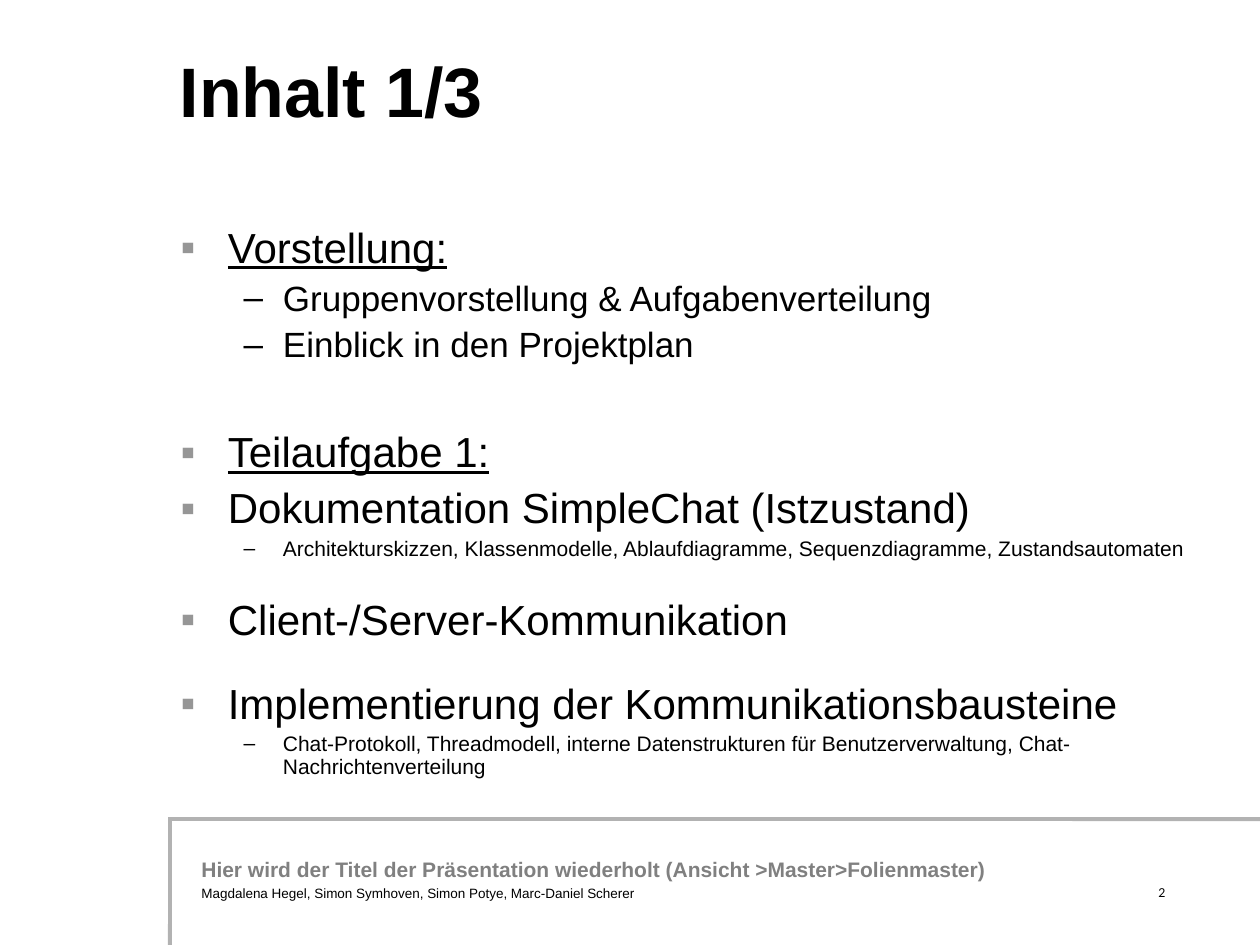
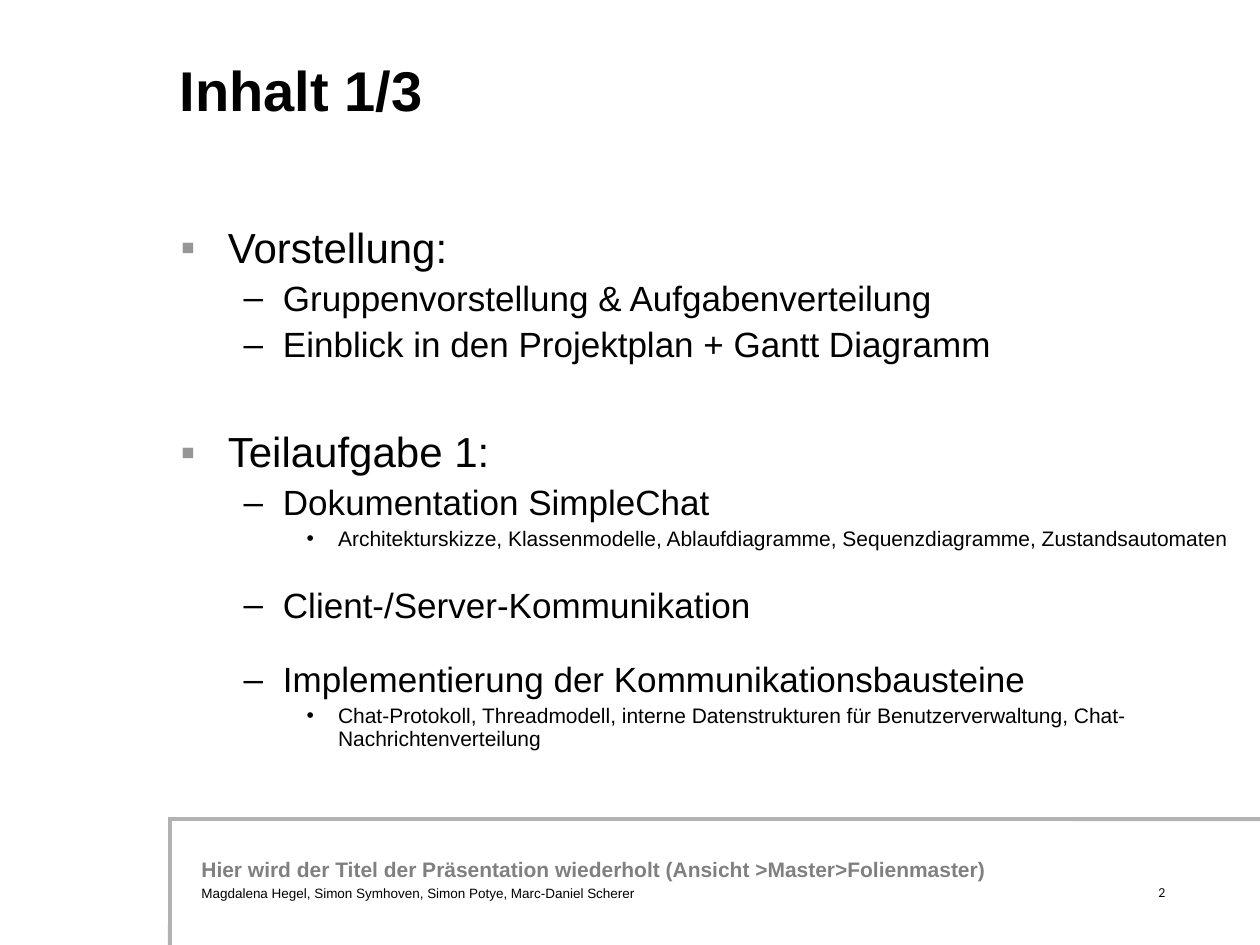
Before and after one commit to simonsymhoven/Datenkommunikation, a slide deck: slide 2 of Aufgabe 1/powerpointpraesentation.ppt. Drawn at 1260x945 pixels with LibreOffice and Linux fonts; fonts in the diff are those of the drawing; background and template pictures are left out. Boxes give left, top, right and bottom in pixels: in the first picture for what was removed or moved away, otherwise in the second. Text is boxed around its words. In the diff, an @@ line names an element or a change of style, - is before the commit and + after.

```diff
--- a/Aufgabe 1/powerpointpraesentation.ppt
+++ b/Aufgabe 1/powerpointpraesentation.ppt
@@ title "Inhalt 1/3" at (180, 70, 423, 112): size 40 to 32 pt @@
@@ text at (228, 232, 1125, 750): underline off in "Vorstellung:", "Teilaufgabe 1:"; size 24 to 20 pt in "Client-/Server-Kommunikation", "Implementierung der Kommunikationsbausteine"; bullet ▪ to –; list level 1 to 2 in "Client-/Server-Kommunikation"; bullet colour #969696 to #000000; list level 1 to 2 in "Implementierung der Kommunikationsbausteine"; bullet – to •; list level 2 to 3 in "Chat-Protokoll, Threadmodell, interne Datenstrukturen für ..." @@
@@ text at (283, 331, 991, 364): text changed @@
-  – Einblick in den Projektplan
+  – Einblick in den Projektplan + Gantt Diagramm
@@ text at (283, 489, 1227, 551): text changed @@
-▪ Dokumentation SimpleChat (Istzustand)
-  – Architekturskizzen, Klassenmodelle, Ablaufdiagramme, Sequenzdiagramme, Zustandsautomaten
+  – Dokumentation SimpleChat
+    • Architekturskizze, Klassenmodelle, Ablaufdiagramme, Sequenzdiagramme, Zustandsautomaten
```
Also in this commit, not shown: 20 other slides changed, 4 slides added, 1 slide removed, 3 other files.
